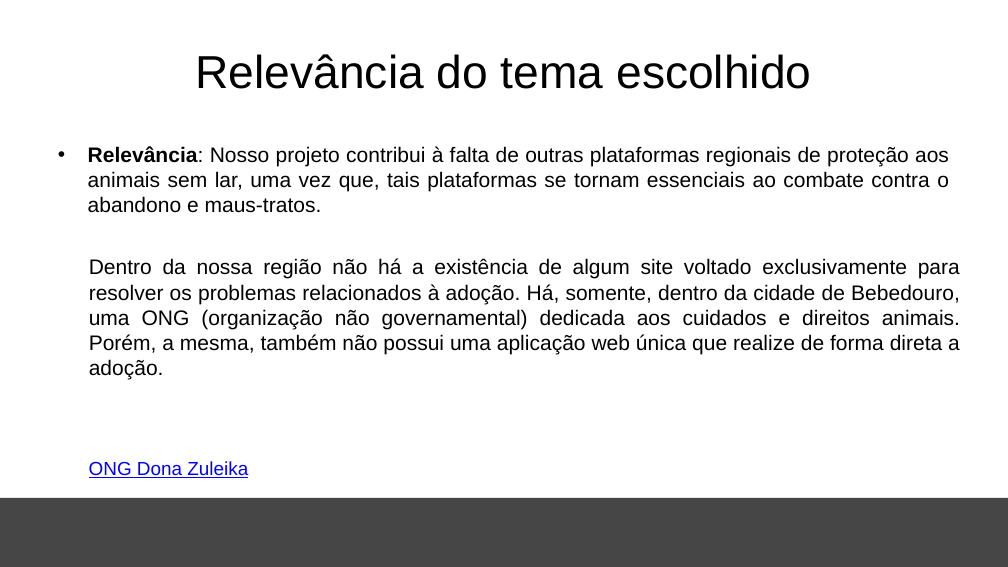
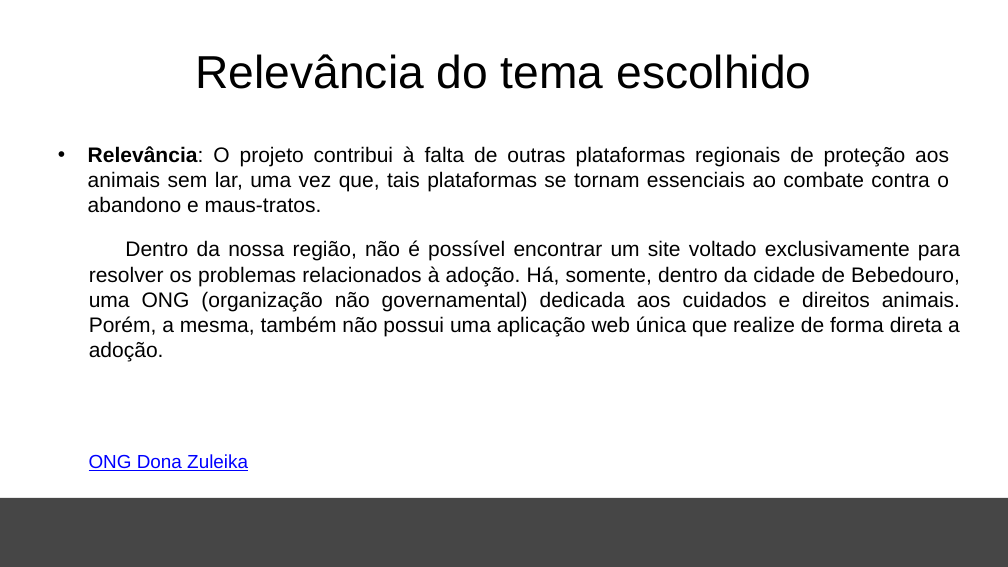
Before and after one commit to Bewwwy/TCC, a slide deck: slide 7 of Arquivos/TCC.pptx. Drawn at 1008x567 pixels with LibreOffice and Linux fonts; fonts in the diff are those of the drawing; background and template pictures are left out. Boxes give left, top, right and bottom in pixels: in the first picture for what was removed or moved away, otherwise in the second. Text is boxed around its words. In the diff, an @@ line names an element or a change of style, - is before the commit and + after.

Commit message:
organização
organização de pastas, atualização de caminhos de arquivos nos códigos e um pouco de código tbm

```diff
--- a/Arquivos/TCC.pptx
+++ b/Arquivos/TCC.pptx
@@ text at [88,146,949,213]: text changed @@
-• Relevância: Nosso projeto contribui à falta de outras plataformas regionais de proteção aos animais sem lar, uma vez que, tais plataformas se tornam essenciais ao combate contra o abandono e maus-tratos.
+• Relevância: O projeto contribui à falta de outras plataformas regionais de proteção aos animais sem lar, uma vez que, tais plataformas se tornam essenciais ao combate contra o abandono e maus-tratos.
@@ text at [89,240,960,362]: text changed @@
-Dentro da nossa região não há a existência de algum site voltado exclusivamente para resolver os problemas relacionados à adoção. Há, somente, dentro da cidade de Bebedouro, uma ONG (organização não governamental) dedicada aos cuidados e direitos animais. Porém, a mesma, também não possui uma aplicação web única que realize de forma direta a adoção.
+Dentro da nossa região, não é possível encontrar um site voltado exclusivamente para resolver os problemas relacionados à adoção. Há, somente, dentro da cidade de Bebedouro, uma ONG (organização não governamental) dedicada aos cuidados e direitos animais. Porém, a mesma, também não possui uma aplicação web única que realize de forma direta a adoção.
@@ text "ONG Dona Zuleika": place and size @@
-text "ONG Dona Zuleika" at [89,461,248,478]
+text "ONG Dona Zuleika" at [89,454,248,471]
```
Also in this commit, not shown: 7 other slides changed, 4 slides added, 25 other files.
